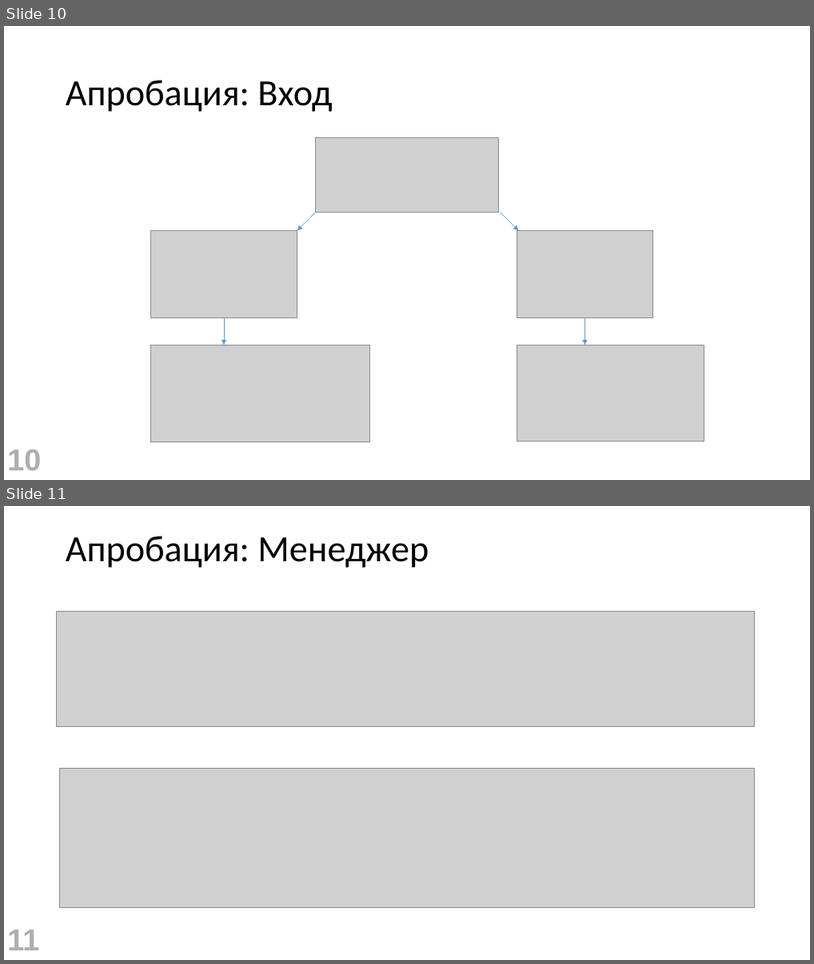
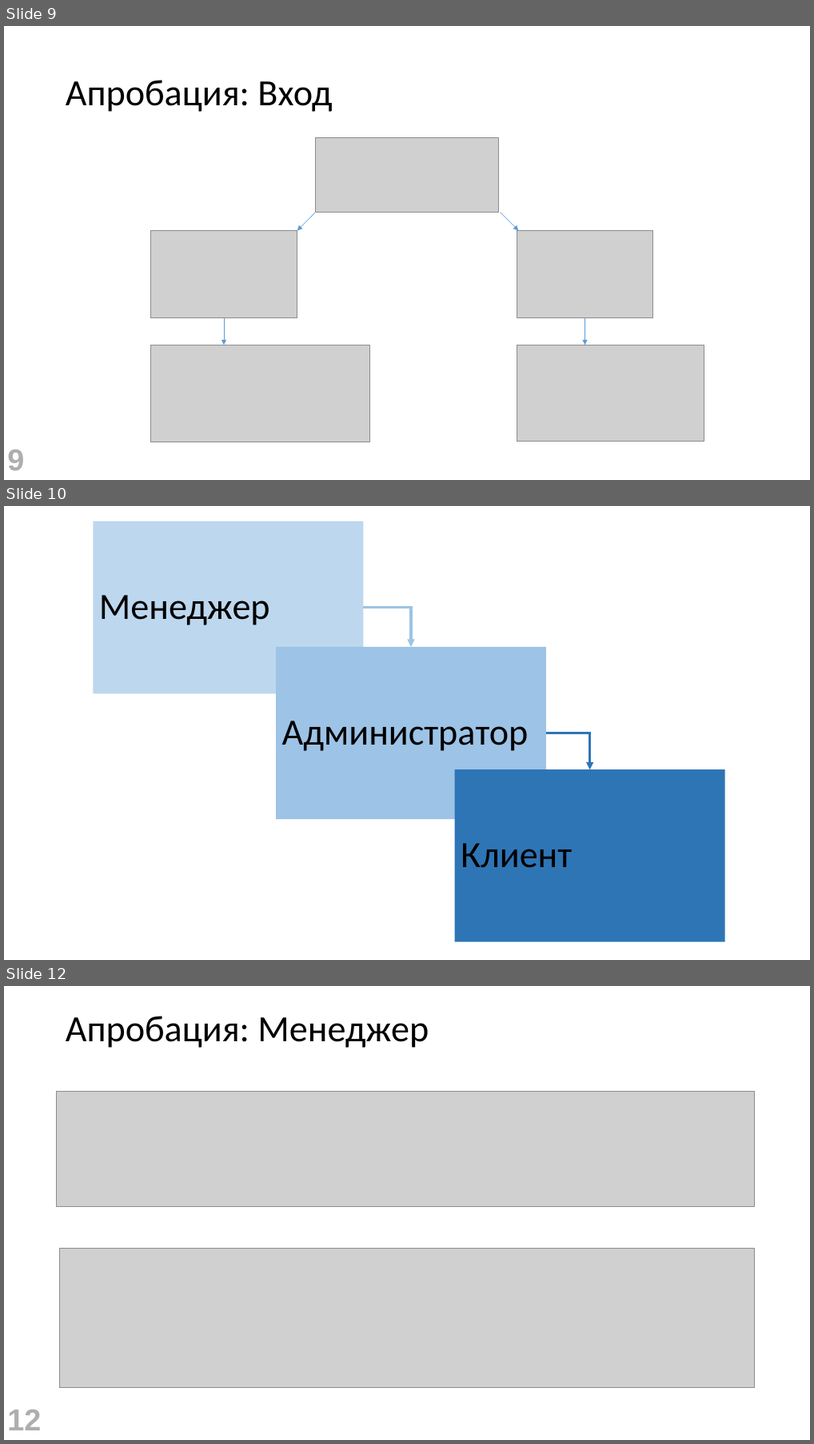
Before and after one commit to gromov-nikita/diplomHUB, a slide deck: diplom v2.0/doc/Презентация.pptx. Shown one above the other, each under a label of ours: slides 10 and 11 before the commit, slides 9, 10 and 12 after it; the slides between them are not shown. The pictures are 814x964 and 814x1444 pixels, drawn with LibreOffice and Linux fonts; fonts in the diff are those of the drawing; grey boxes stand for pictures. Boxes give left, top, right and bottom in pixels: in the first picture for what was removed or moved away, otherwise in the second. Text is boxed around its words. In the diff, an @@ line names an element or a change of style, - is before the commit and + after.

```diff
--- a/diplom v2.0/doc/Презентация.pptx
+++ b/diplom v2.0/doc/Презентация.pptx
@@ slide 10 added at (4,506,810,960), background #FFFFFF @@
@@ title added at (93,521,363,693), fill #BDD7EE, 44 pt, text #000000 @@
+Менеджер
@@ elbow arrow added from (363, 608) to (411, 647), #9DC3E6 3 pt @@
@@ rectangle added at (276,647,546,820), fill #9DC3E6, 44 pt, text #000000 @@
+Администратор
@@ elbow arrow added from (546, 733) to (590, 770), #2E75B6 3 pt @@
@@ rectangle added at (455,770,726,942), fill #2E75B6, 44 pt, text #000000 @@
+Клиент
@@ what was slide 10 is now slide 9 @@
@@ page number at (7,449,24,470): text changed @@
-10
+9
@@ what was slide 11 is now slide 12 @@
@@ page number at (7,1409,41,1430): text changed @@
-11
+12
```
Also in this commit, not shown: 1 slide changed, 3 other slides added, 1 slide removed, 2 other files.
